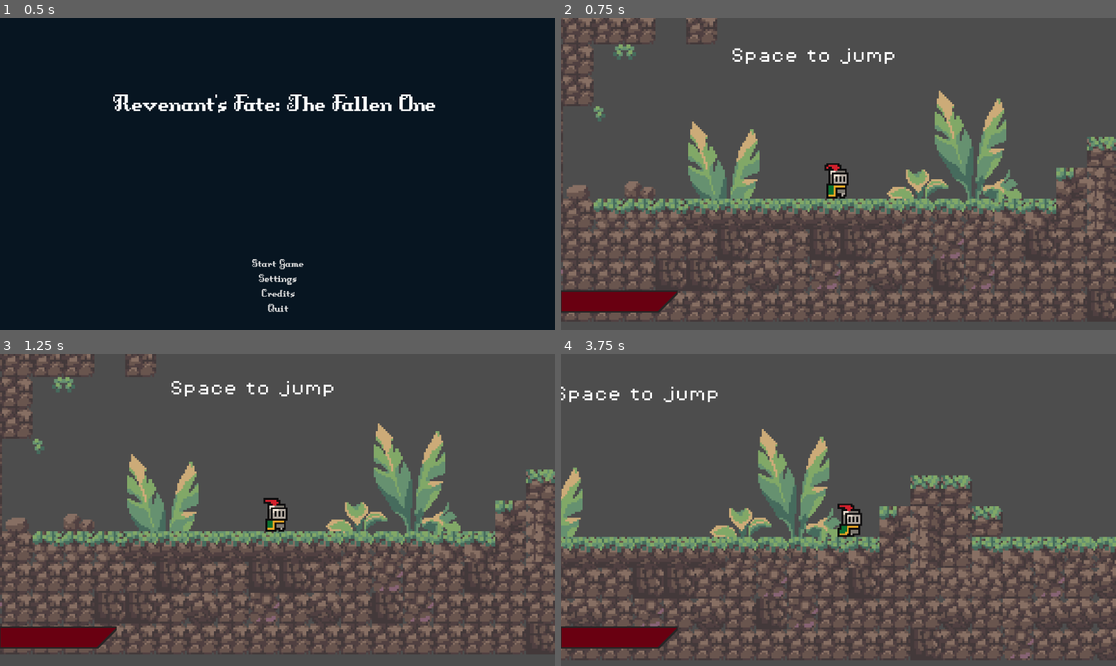
Above: before the commit, frames 1-4 (two rows, left to right).
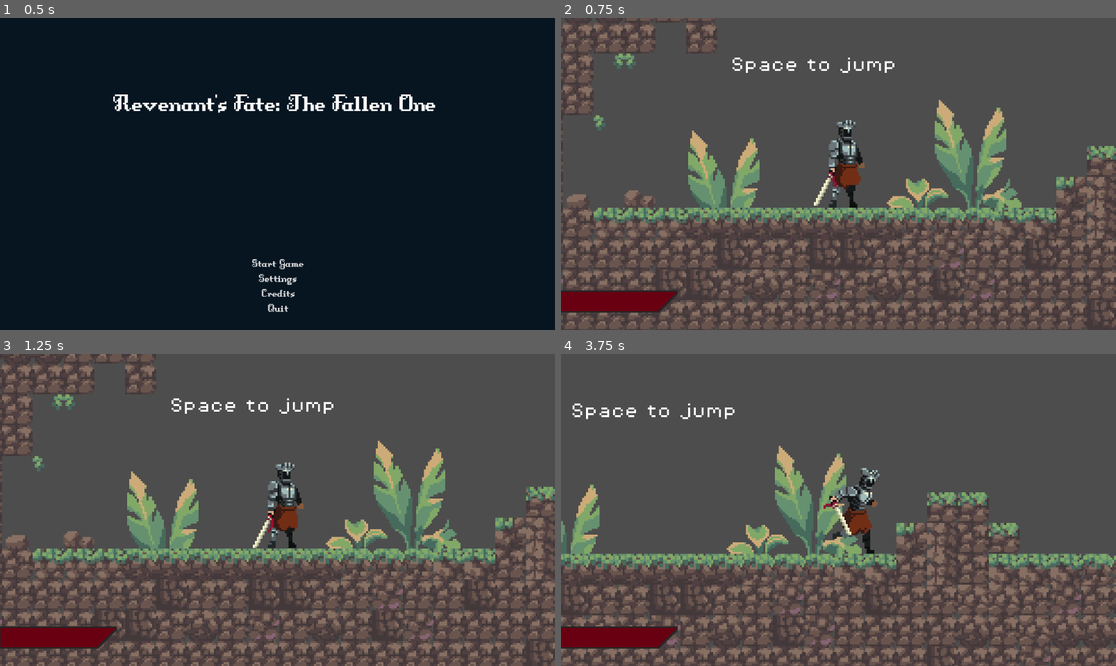
Above: after the commit, the same moments.

Repository: Zawartus/GodotProject
Game: Godot game, scene res://Scenes/Ui/menu/main_menu.tscn
Same seed, same stepped clock (60 frames per second), same inputs: the game is played once before the commit and once after it.
Inputs:
- Up to frame 1 (0.5 s): no input
- Up to frame 2 (0.75 s): click "Start Game" at 0.5 s
- Up to frame 3 (1.25 s): no input
- Up to frame 4 (3.75 s): hold D (move_right) 1.28-2.78 s; tap Space (jump) at 1.52, 2.27 s; hold A (move_left) 2.78-3.53 s; hold D (move_right) from 3.53 s (still down)

Frame 1 is identical in both runs. In frame 2, 31% of the frame differs, in the area x 0-100%, y 0-100%; in frame 3, 34%; in frame 4, 32%.

Commit message:
Wersja 0.03_Knight

Diff:
--- a/Scenes/player.tscn
+++ b/Scenes/player.tscn
@@ -1,24 +1,27 @@
-[gd_scene load_steps=31 format=3 uid="uid://cn2mhirvqfa0m"]
+[gd_scene load_steps=26 format=3 uid="uid://cn2mhirvqfa0m"]
 
 [ext_resource type="Script" uid="uid://cm20merv7jinv" path="res://scripts/player.gd" id="1_i37ma"]
 [ext_resource type="Texture2D" uid="uid://h8oaiycfxvtm" path="res://Assets/sprites/knight.png" id="1_kec0y"]
+[ext_resource type="Texture2D" uid="uid://21t6onvlynff" path="res://Assets/sprites/KnightSprites/Idle.png" id="2_x3wgy"]
 [ext_resource type="PackedScene" uid="uid://bt1nr1fgqrhxn" path="res://Scenes/Ui/PlayerUI/HealthBar.tscn" id="3_6t5aa"]
+[ext_resource type="Texture2D" uid="uid://cymxv0i3rre3l" path="res://Assets/sprites/KnightSprites/Jump.png" id="4_3smsa"]
+[ext_resource type="Texture2D" uid="uid://b03anq5h5i8qr" path="res://Assets/sprites/KnightSprites/Run.png" id="5_8erm5"]
 
-[sub_resource type="AtlasTexture" id="AtlasTexture_dsfim"]
-atlas = ExtResource("1_kec0y")
-region = Rect2(0, 0, 32, 32)
+[sub_resource type="AtlasTexture" id="AtlasTexture_f1ek2"]
+atlas = ExtResource("2_x3wgy")
+region = Rect2(168, 0, 42, 64)
 
-[sub_resource type="AtlasTexture" id="AtlasTexture_hnc58"]
-atlas = ExtResource("1_kec0y")
-region = Rect2(32, 0, 32, 32)
+[sub_resource type="AtlasTexture" id="AtlasTexture_tx1dd"]
+atlas = ExtResource("2_x3wgy")
+region = Rect2(168, 64, 42, 64)
 
-[sub_resource type="AtlasTexture" id="AtlasTexture_tlm2x"]
-atlas = ExtResource("1_kec0y")
-region = Rect2(64, 0, 32, 32)
+[sub_resource type="AtlasTexture" id="AtlasTexture_gymyn"]
+atlas = ExtResource("2_x3wgy")
+region = Rect2(168, 128, 42, 64)
 
-[sub_resource type="AtlasTexture" id="AtlasTexture_pwiuv"]
-atlas = ExtResource("1_kec0y")
-region = Rect2(96, 0, 32, 32)
+[sub_resource type="AtlasTexture" id="AtlasTexture_pu2lt"]
+atlas = ExtResource("2_x3wgy")
+region = Rect2(168, 192, 42, 64)
 
 [sub_resource type="AtlasTexture" id="AtlasTexture_5ibob"]
 atlas = ExtResource("1_kec0y")
@@ -40,88 +43,56 @@
 atlas = ExtResource("1_kec0y")
 region = Rect2(96, 224, 32, 32)
 
-[sub_resource type="AtlasTexture" id="AtlasTexture_65g3f"]
-atlas = ExtResource("1_kec0y")
-region = Rect2(0, 64, 32, 32)
+[sub_resource type="AtlasTexture" id="AtlasTexture_ukyrk"]
+atlas = ExtResource("4_3smsa")
+region = Rect2(168, 0, 42, 64)
 
-[sub_resource type="AtlasTexture" id="AtlasTexture_vmg0a"]
-atlas = ExtResource("1_kec0y")
-region = Rect2(32, 64, 32, 32)
+[sub_resource type="AtlasTexture" id="AtlasTexture_7dp3o"]
+atlas = ExtResource("4_3smsa")
+region = Rect2(168, 64, 42, 64)
 
-[sub_resource type="AtlasTexture" id="AtlasTexture_yyx46"]
-atlas = ExtResource("1_kec0y")
-region = Rect2(64, 64, 32, 32)
+[sub_resource type="AtlasTexture" id="AtlasTexture_h4iuc"]
+atlas = ExtResource("4_3smsa")
+region = Rect2(168, 128, 42, 64)
 
-[sub_resource type="AtlasTexture" id="AtlasTexture_il22u"]
-atlas = ExtResource("1_kec0y")
-region = Rect2(96, 64, 32, 32)
+[sub_resource type="AtlasTexture" id="AtlasTexture_fd4e3"]
+atlas = ExtResource("4_3smsa")
+region = Rect2(168, 192, 42, 64)
 
-[sub_resource type="AtlasTexture" id="AtlasTexture_xid57"]
-atlas = ExtResource("1_kec0y")
-region = Rect2(128, 64, 32, 32)
+[sub_resource type="AtlasTexture" id="AtlasTexture_qqcod"]
+atlas = ExtResource("5_8erm5")
+region = Rect2(168, 0, 42, 64)
 
-[sub_resource type="AtlasTexture" id="AtlasTexture_woy6l"]
-atlas = ExtResource("1_kec0y")
-region = Rect2(160, 64, 32, 32)
+[sub_resource type="AtlasTexture" id="AtlasTexture_igrcy"]
+atlas = ExtResource("5_8erm5")
+region = Rect2(168, 64, 42, 64)
 
-[sub_resource type="AtlasTexture" id="AtlasTexture_pyi1a"]
-atlas = ExtResource("1_kec0y")
-region = Rect2(192, 64, 32, 32)
+[sub_resource type="AtlasTexture" id="AtlasTexture_fs7ks"]
+atlas = ExtResource("5_8erm5")
+region = Rect2(168, 128, 42, 64)
 
-[sub_resource type="AtlasTexture" id="AtlasTexture_ykw1g"]
-atlas = ExtResource("1_kec0y")
-region = Rect2(224, 64, 32, 32)
-
-[sub_resource type="AtlasTexture" id="AtlasTexture_b3eak"]
-atlas = ExtResource("1_kec0y")
-region = Rect2(0, 96, 32, 32)
-
-[sub_resource type="AtlasTexture" id="AtlasTexture_o5xb1"]
-atlas = ExtResource("1_kec0y")
-region = Rect2(32, 96, 32, 32)
-
-[sub_resource type="AtlasTexture" id="AtlasTexture_ahkj8"]
-atlas = ExtResource("1_kec0y")
-region = Rect2(64, 96, 32, 32)
-
-[sub_resource type="AtlasTexture" id="AtlasTexture_jtceg"]
-atlas = ExtResource("1_kec0y")
-region = Rect2(96, 96, 32, 32)
-
-[sub_resource type="AtlasTexture" id="AtlasTexture_w4ntb"]
-atlas = ExtResource("1_kec0y")
-region = Rect2(128, 96, 32, 32)
-
-[sub_resource type="AtlasTexture" id="AtlasTexture_m3frb"]
-atlas = ExtResource("1_kec0y")
-region = Rect2(160, 96, 32, 32)
-
-[sub_resource type="AtlasTexture" id="AtlasTexture_jj7uk"]
-atlas = ExtResource("1_kec0y")
-region = Rect2(192, 96, 32, 32)
-
-[sub_resource type="AtlasTexture" id="AtlasTexture_jr37a"]
-atlas = ExtResource("1_kec0y")
-region = Rect2(224, 96, 32, 32)
+[sub_resource type="AtlasTexture" id="AtlasTexture_l6n3p"]
+atlas = ExtResource("5_8erm5")
+region = Rect2(168, 192, 42, 64)
 
 [sub_resource type="SpriteFrames" id="SpriteFrames_3kaon"]
 animations = [{
 "frames": [{
 "duration": 1.0,
-"texture": SubResource("AtlasTexture_dsfim")
+"texture": SubResource("AtlasTexture_f1ek2")
 }, {
 "duration": 1.0,
-"texture": SubResource("AtlasTexture_hnc58")
+"texture": SubResource("AtlasTexture_tx1dd")
 }, {
 "duration": 1.0,
-"texture": SubResource("AtlasTexture_tlm2x")
+"texture": SubResource("AtlasTexture_gymyn")
 }, {
 "duration": 1.0,
-"texture": SubResource("AtlasTexture_pwiuv")
+"texture": SubResource("AtlasTexture_pu2lt")
 }],
 "loop": true,
 "name": &"Idle",
-"speed": 10.0
+"speed": 6.0
 }, {
 "frames": [],
 "loop": true,
@@ -156,68 +127,41 @@
 }, {
 "frames": [{
 "duration": 1.0,
-"texture": SubResource("AtlasTexture_5ibob")
+"texture": SubResource("AtlasTexture_ukyrk")
+}, {
+"duration": 1.0,
+"texture": SubResource("AtlasTexture_7dp3o")
+}, {
+"duration": 1.0,
+"texture": SubResource("AtlasTexture_h4iuc")
+}, {
+"duration": 1.0,
+"texture": SubResource("AtlasTexture_fd4e3")
 }],
 "loop": true,
 "name": &"jumping",
-"speed": 0.0
+"speed": 4.0
 }, {
 "frames": [{
 "duration": 1.0,
-"texture": SubResource("AtlasTexture_65g3f")
+"texture": SubResource("AtlasTexture_qqcod")
 }, {
 "duration": 1.0,
-"texture": SubResource("AtlasTexture_vmg0a")
+"texture": SubResource("AtlasTexture_igrcy")
 }, {
 "duration": 1.0,
-"texture": SubResource("AtlasTexture_yyx46")
+"texture": SubResource("AtlasTexture_fs7ks")
 }, {
 "duration": 1.0,
-"texture": SubResource("AtlasTexture_il22u")
-}, {
-"duration": 1.0,
-"texture": SubResource("AtlasTexture_xid57")
-}, {
-"duration": 1.0,
-"texture": SubResource("AtlasTexture_woy6l")
-}, {
-"duration": 1.0,
-"texture": SubResource("AtlasTexture_pyi1a")
-}, {
-"duration": 1.0,
-"texture": SubResource("AtlasTexture_ykw1g")
-}, {
-"duration": 1.0,
-"texture": SubResource("AtlasTexture_b3eak")
-}, {
-"duration": 1.0,
-"texture": SubResource("AtlasTexture_o5xb1")
-}, {
-"duration": 1.0,
-"texture": SubResource("AtlasTexture_ahkj8")
-}, {
-"duration": 1.0,
-"texture": SubResource("AtlasTexture_jtceg")
-}, {
-"duration": 1.0,
-"texture": SubResource("AtlasTexture_w4ntb")
-}, {
-"duration": 1.0,
-"texture": SubResource("AtlasTexture_m3frb")
-}, {
-"duration": 1.0,
-"texture": SubResource("AtlasTexture_jj7uk")
-}, {
-"duration": 1.0,
-"texture": SubResource("AtlasTexture_jr37a")
+"texture": SubResource("AtlasTexture_l6n3p")
 }],
 "loop": true,
 "name": &"run",
-"speed": 10.0
+"speed": 6.0
 }]
 
-[sub_resource type="CircleShape2D" id="CircleShape2D_j6dha"]
-radius = 5.0
+[sub_resource type="RectangleShape2D" id="RectangleShape2D_olqyp"]
+size = Vector2(18, 46)
 
 [node name="Player" type="CharacterBody2D"]
 z_index = 5
@@ -225,15 +169,15 @@
 script = ExtResource("1_i37ma")
 
 [node name="AnimatedSprite2D" type="AnimatedSprite2D" parent="."]
-position = Vector2(-0.5, -0.5)
+position = Vector2(-1, -11)
 scale = Vector2(0.96875, 0.96875)
 sprite_frames = SubResource("SpriteFrames_3kaon")
 animation = &"Idle"
 autoplay = "Idle"
 
 [node name="CollisionShape2D" type="CollisionShape2D" parent="."]
-position = Vector2(0, 6)
-shape = SubResource("CircleShape2D_j6dha")
+position = Vector2(2, -3)
+shape = SubResource("RectangleShape2D_olqyp")
 
 [node name="CanvasLayer" type="CanvasLayer" parent="."]
 
